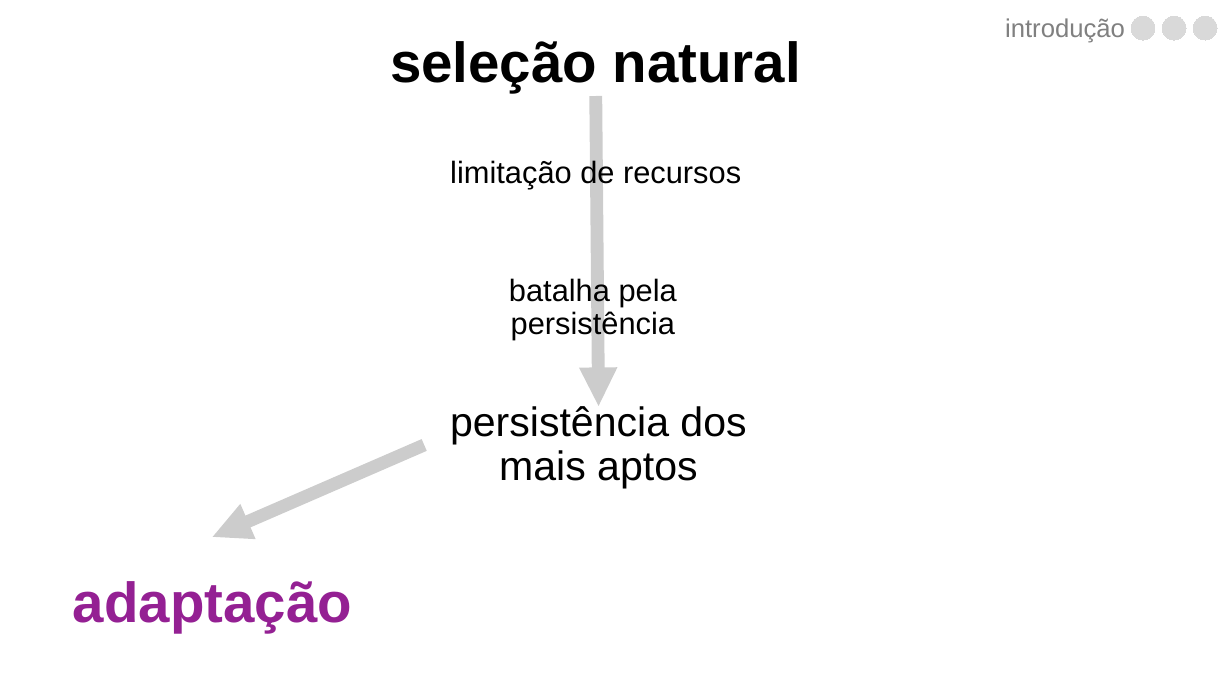
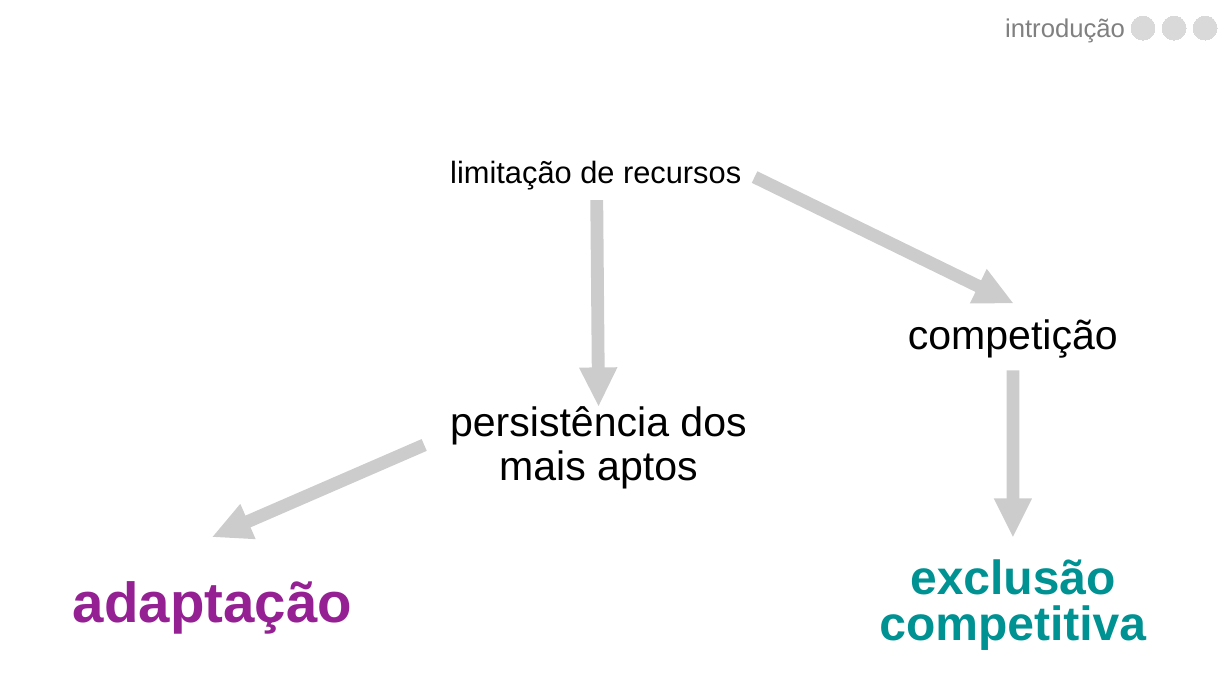
Before and after one commit to luisanovara/dissertacao, a slide deck: slide 22 of DEFESA.pptx (slide 20 before the commit). Drawn at 1232x693 pixels with LibreOffice and Linux fonts; fonts in the diff are those of the drawing. Boxes give left, top, right and bottom in pixels: in the first picture for what was removed or moved away, otherwise in the second. Text is boxed around its words. In the diff, an @@ line names an element or a change of style, - is before the commit and + after.

```diff
--- a/DEFESA.pptx
+++ b/DEFESA.pptx
@@ title removed at box(390, 41, 801, 93) @@
-seleção natural
@@ arrow added from (755, 177) to (1013, 303), #000000 10 pt @@
@@ arrow moved from (596, 96) - (599, 406) to (597, 201) - (599, 406) @@
@@ text removed at box(509, 276, 677, 339) @@
-batalha pela persistência
@@ text added at box(908, 319, 1118, 357), 32 pt, text #000000 @@
+competição
@@ arrow added from (1013, 371) to (1013, 537), #000000 10 pt @@
@@ text added at box(879, 559, 1146, 650), 37.4 pt, text #009193, bold @@
+exclusão competitiva
```
Also in this commit, not shown: 3 other slides changed, 2 slides added.
